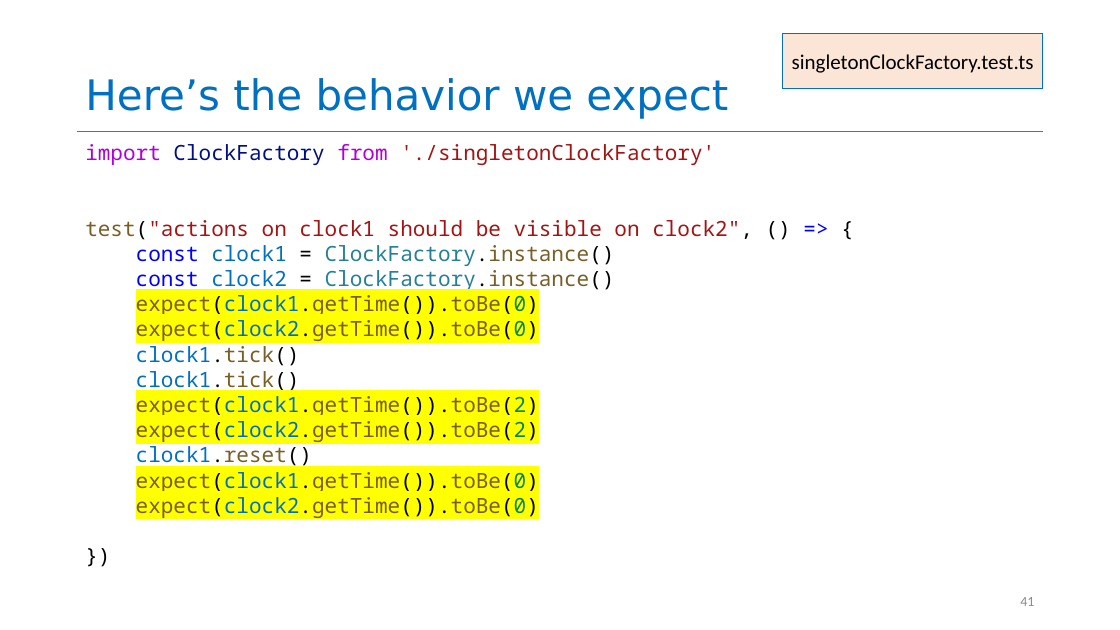
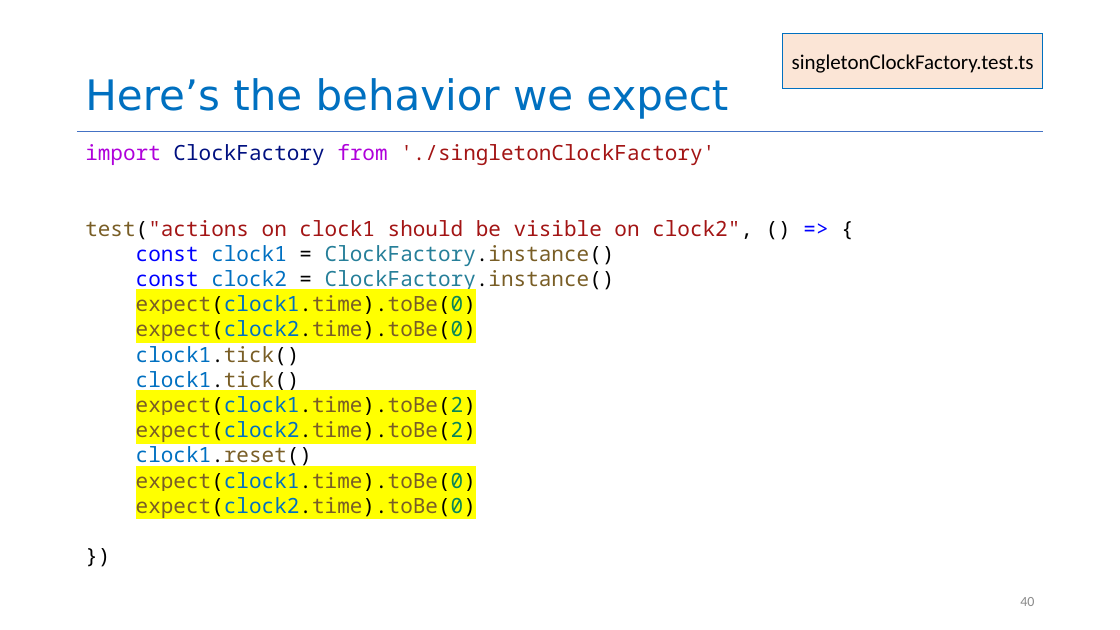
Before and after one commit to neu-se/CS4530-Spring-2025, a slide deck: slide 40 of Slides/Module 05 Interaction-Level Design Patterns.pptx (slide 41 before the commit). Drawn at 1120x630 pixels with LibreOffice and Linux fonts; fonts in the diff are those of the drawing. Boxes give left, top, right and bottom in pixels: in the first picture for what was removed or moved away, otherwise in the second. Text is boxed around its words. In the diff, an @@ line names an element or a change of style, - is before the commit and + after.

```diff
--- a/Slides/Module 05 Interaction-Level Design Patterns.pptx
+++ b/Slides/Module 05 Interaction-Level Design Patterns.pptx
@@ text at box(136, 295, 476, 341): text changed @@
-expect(clock1.getTime()).toBe(0)
-expect(clock2.getTime()).toBe(0)
+expect(clock1.time).toBe(0)
+expect(clock2.time).toBe(0)
@@ text at box(136, 396, 476, 442): text changed @@
-expect(clock1.getTime()).toBe(2)
-expect(clock2.getTime()).toBe(2)
+expect(clock1.time).toBe(2)
+expect(clock2.time).toBe(2)
@@ text at box(136, 472, 476, 520): text changed @@
-expect(clock1.getTime()).toBe(0)
-expect(clock2.getTime()).toBe(0)
+expect(clock1.time).toBe(0)
+expect(clock2.time).toBe(0)
@@ page number at box(1020, 597, 1034, 606): text changed @@
-41
+40
```
Also in this commit, not shown: 20 other slides changed, 2 slides added, 3 slides removed, 1 other file.
